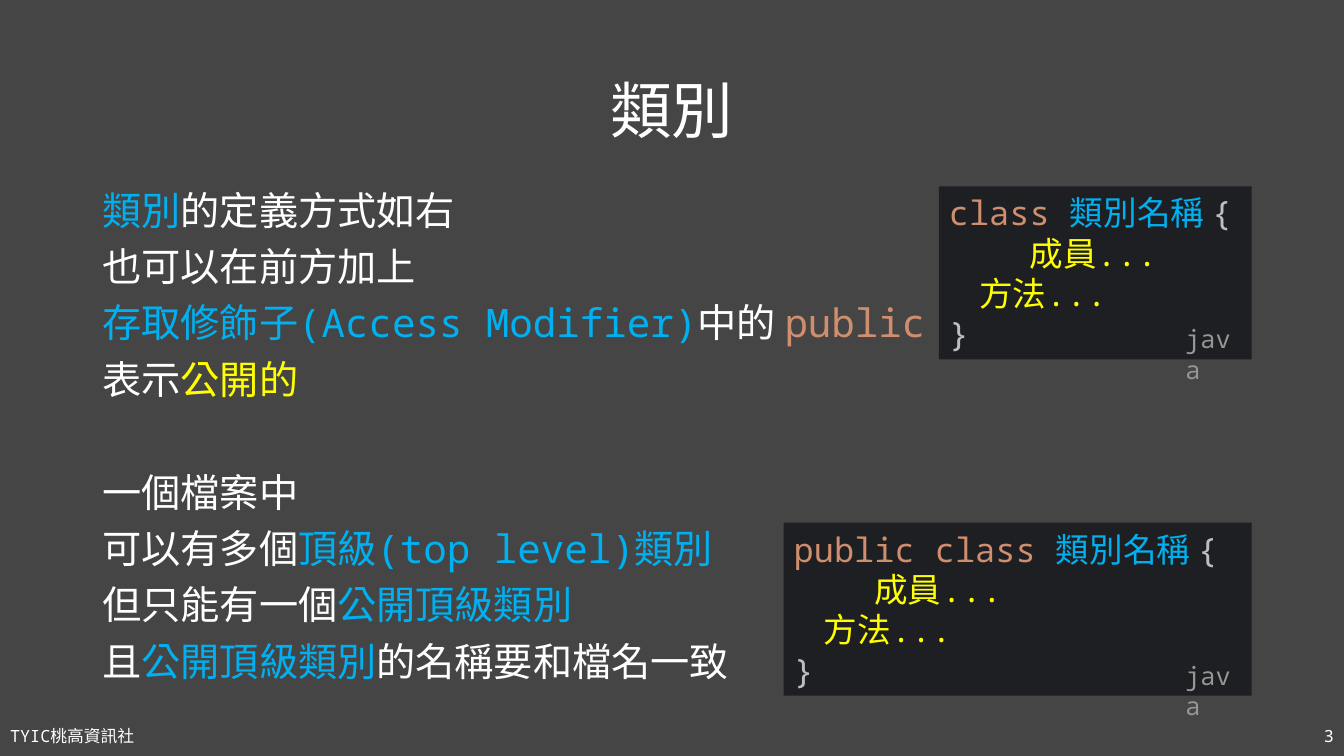
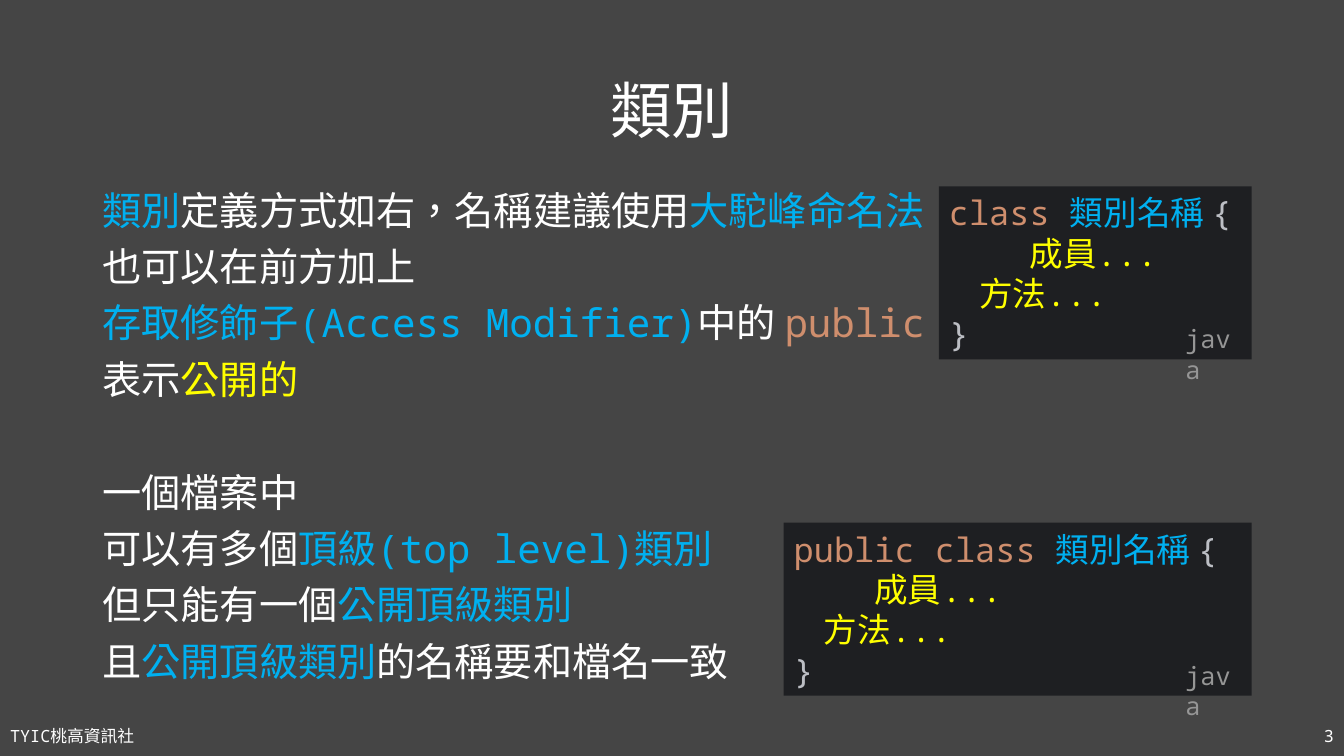
Before and after one commit to TYSHIC/slides, a slide deck: slide 3 of powerpoint/08_OOP與類別.pptx. Drawn at 1344x756 pixels with LibreOffice and Linux fonts; fonts in the diff are those of the drawing. Boxes give left, top, right and bottom in pixels: in the first picture for what was removed or moved away, otherwise in the second. Text is boxed around its words. In the diff, an @@ line names an element or a change of style, - is before the commit and + after.

```diff
--- a/powerpoint/08_OOP與類別.pptx
+++ b/powerpoint/08_OOP與類別.pptx
@@ text at [102,192,924,229]: text changed @@
-類別的定義方式如右
+類別定義方式如右，名稱建議使用大駝峰命名法
```
Also in this commit, not shown: 1 other slide changed, 10 slides added, 18 other files.
